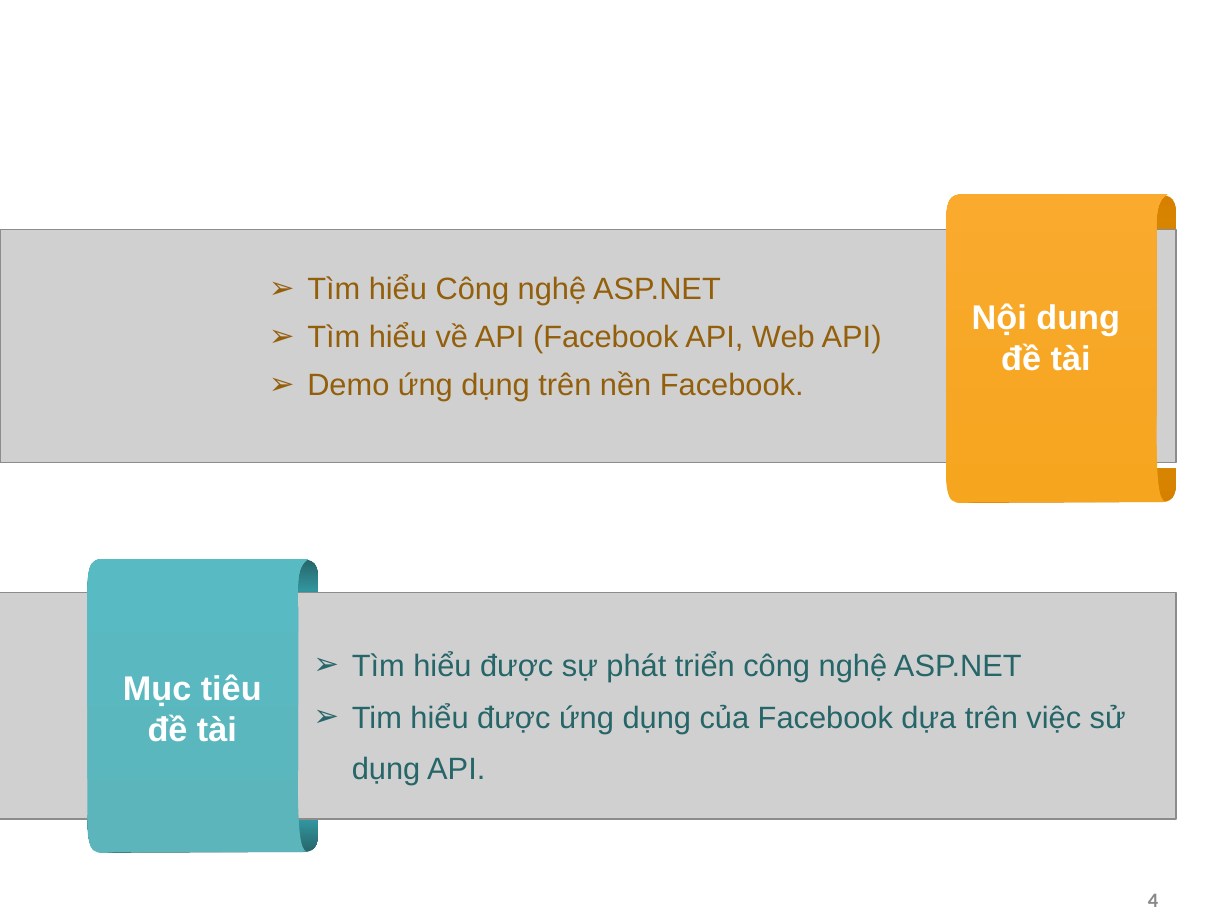
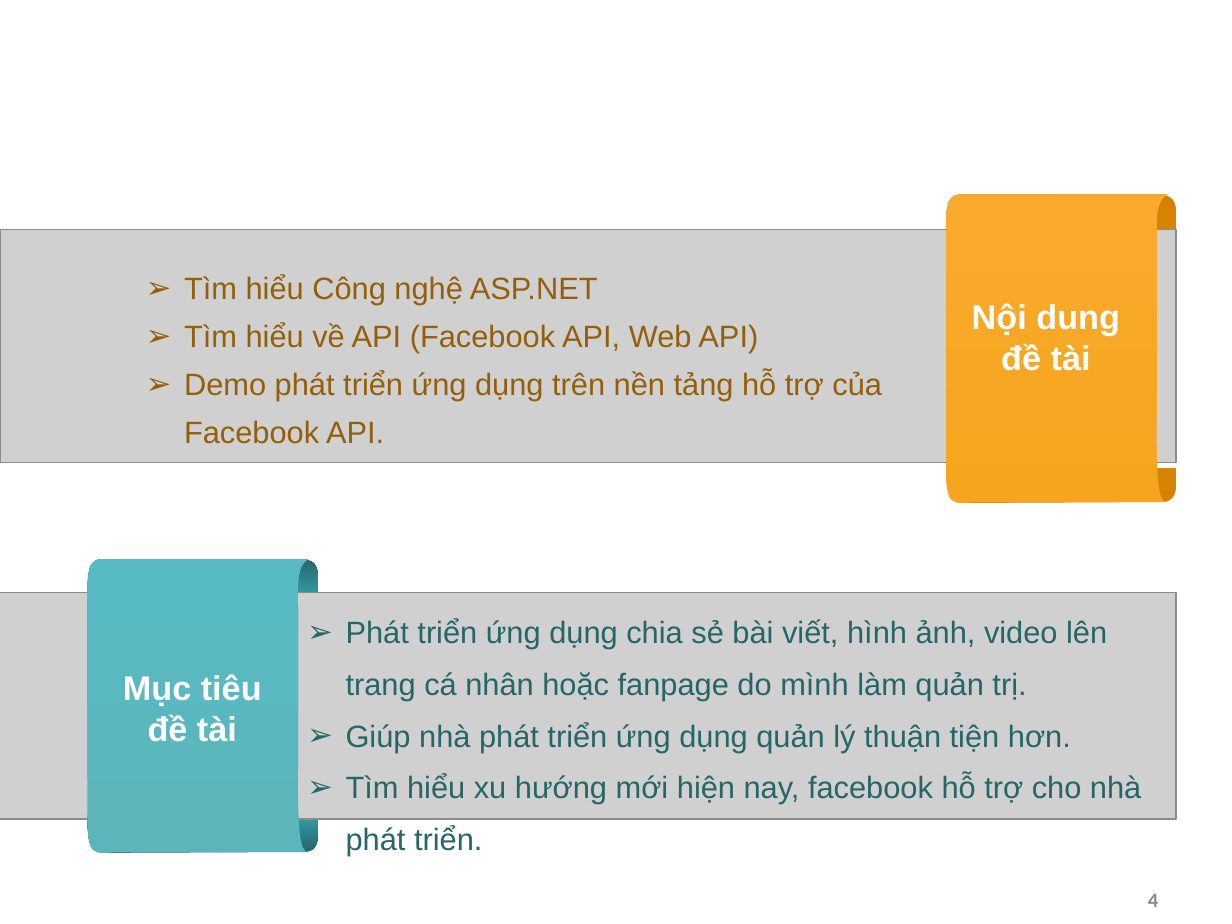
Before and after one commit to hoanhdo/ThanhDongUniversity, a slide deck: slide 4 of Bao cao/FacebookAPI-TranThiNhung-3C_CNTT.ppt. Drawn at 1232x924 pixels with LibreOffice and Linux fonts; fonts in the diff are those of the drawing; grey boxes stand for pictures; background and template pictures are left out. Boxes give left, top, right and bottom in pixels: in the first picture for what was removed or moved away, otherwise in the second. Text is boxed around its words. In the diff, an @@ line names an element or a change of style, - is before the commit and + after.

```diff
--- a/Bao cao/FacebookAPI-TranThiNhung-3C_CNTT.ppt
+++ b/Bao cao/FacebookAPI-TranThiNhung-3C_CNTT.ppt
@@ text "Tìm hiểu Công nghệ ASP.NET": place and size @@
-text "Tìm hiểu Công nghệ ASP.NET" at box(307, 275, 882, 401)
+text "Tìm hiểu Công nghệ ASP.NET" at box(184, 275, 882, 444)
@@ text at box(184, 371, 882, 444): text changed @@
-➢ Demo ứng dụng trên nền Facebook.
+➢ Demo phát triển ứng dụng trên nền tảng hỗ trợ của Facebook API.
@@ text added at box(346, 619, 1141, 856), 18 pt, text #266568 @@
+➢ Phát triển ứng dụng chia sẻ bài viết, hình ảnh, video lên trang cá nhân hoặc fanpage do mình làm quản trị.
+➢ Giúp nhà phát triển ứng dụng quản lý thuận tiện hơn.
+➢ Tìm hiểu xu hướng mới hiện nay, facebook hỗ trợ cho nhà phát triển.
@@ text removed at box(352, 651, 1126, 785) @@
-➢ Tìm hiểu được sự phát triển công nghệ ASP.NET
-➢ Tim hiểu được ứng dụng của Facebook dựa trên việc sử dụng API.
```
Also in this commit, not shown: 2 other slides changed, 7 slides added, 10 slides removed, 17 other files.
